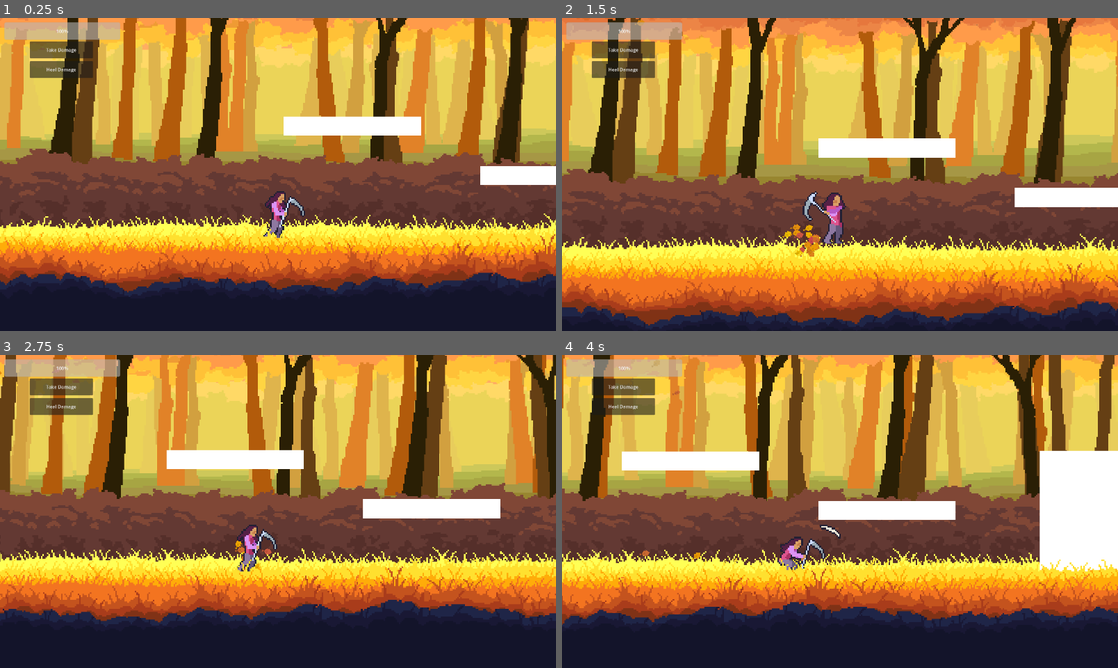
Above: before the commit, frames 1-4 (two rows, left to right).
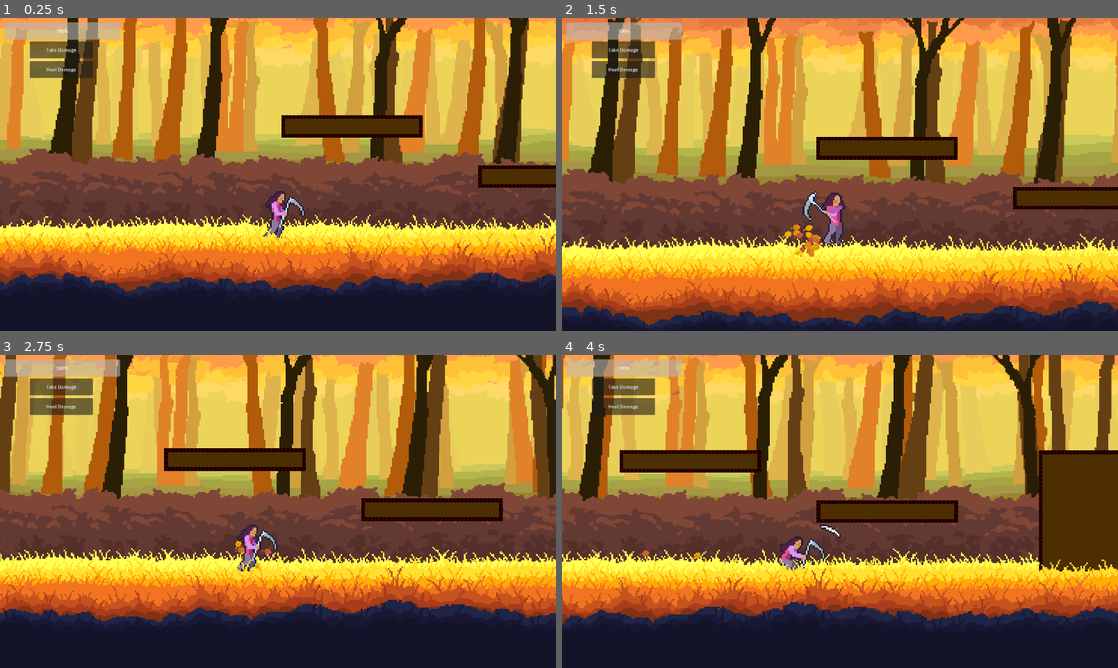
Above: after the commit, the same moments.

Repository: LordRevan36/software_development_platformer
Game: Godot game, scene res://main.tscn
The game is run twice, just before and just after one commit, with the same random seed, the same clock (stepped at 60 frames per second) and the same inputs.
Inputs:
- Up to frame 1 (0.25 s): no input
- Up to frame 2 (1.5 s): hold C (FlipRight) 0.53-1.28 s; tap X (Attack 1) at 0.6, 1.35 s; hold Z (FlipLeft) from 1.28 s (still down)
- Up to frame 3 (2.75 s): release Z (FlipLeft) at 2.03 s; hold C (FlipRight) from 2.03 s (still down); tap X (Attack 1) at 2.1 s
- Up to frame 4 (4 s): release C (FlipRight) at 2.78 s; hold W (Up) 2.78-3.53 s; tap X (Attack 1) at 2.85, 3.6 s; hold Z (FlipLeft) from 3.53 s (still down)

The runs differ from the first frame. In frame 1, 2.9% of the frame differs, in the area x 50-100%, y 30-55%; in frame 2, 3.2%; in frame 3, 3.7%; in frame 4, 9.1%, in the area x 10-100%, y 30-70%.

Commit message:
Platforms work!
Process to add a platform noted in comments under the platform script.
Platforms no longer linked together
Easy rectangle outline handler for rectangular platform creation

Diff:
--- /dev/null
+++ b/software-development-platformer/Platform/platform.gd
@@ -0,0 +1,90 @@
+@tool
+extends StaticBody2D
+
+#PROCESS TO CREATE A PLATFORM
+#Instantiate a platform (do not copy-paste or duplicate, this will create a link between rectangles)
+#Right-click and enable "editable children"
+#For rectangles, use the rectangle outline to create your shape
+#For polygons, they haven't been tested thoroughly so hold off on that
+
+@onready var polygon_2d = $Polygon2D
+@onready var collision_polygon_2d = $CollisionPolygon2D
+@onready var border_line_2d = $BorderLine2D
+@onready var rectangle_outline = $RectangleOutline
+
+enum EditMode {RECTANGLE, POLYGON}
+@export var edit_mode: EditMode = EditMode.RECTANGLE:
+	set(value):
+		edit_mode = value
+		_update_editor_visibility()
+@export var points : PackedVector2Array
+@export var startPosition : Vector2
+@export var sizeVector : Vector2 = Vector2(400,50)
+
+func _update_editor_visibility() -> void:
+	if not collision_polygon_2d or not rectangle_outline:
+		return
+	#shows only the collision box used for that type of shape based on edit_mode
+	match edit_mode:
+		EditMode.RECTANGLE:
+			collision_polygon_2d.visible = false;
+			rectangle_outline.visible = true;
+		EditMode.POLYGON:
+			collision_polygon_2d.visible = false;
+			rectangle_outline.visible = true;
+
+func _sync_shapes() -> void:
+	#stop if node deleted
+	if not rectangle_outline or not collision_polygon_2d or not polygon_2d or not border_line_2d:
+		return
+	if edit_mode == EditMode.RECTANGLE:
+		#grab data from rectangle_outline
+		var center = rectangle_outline.position
+		sizeVector = rectangle_outline.shape.size
+		var topLeftCorner = center - sizeVector/2
+		var topRightCorner = Vector2(center + Vector2(sizeVector.x/2, -sizeVector.y/2))
+		var bottomRightCorner = center + sizeVector/2
+		var bottomLeftCorner = Vector2(center + Vector2(-sizeVector.x/2, sizeVector.y/2))
+		#push points to polygon array
+		points = PackedVector2Array()
+		points.push_back(topLeftCorner)
+		points.push_back(topRightCorner)
+		points.push_back(bottomRightCorner)
+		points.push_back(bottomLeftCorner)
+		#match array to actual collision_polygon_2d, then push to other nodes
+		collision_polygon_2d.polygon = points
+		polygon_2d.polygon = points
+		border_line_2d.points = points
+	if edit_mode == EditMode.POLYGON:
+		polygon_2d.polygon = collision_polygon_2d.polygon
+		border_line_2d.points = collision_polygon_2d.polygon
+		#border_line_2d.points = points
+
+
+# Called when the node enters the scene tree for the first time.
+func _ready() -> void:
+	pass
+	#points = PackedVector2Array()
+	#if (edit_mode == EditMode.POLYGON):
+		#pass
+		##to be added
+	#if (edit_mode == EditMode.RECTANGLE):
+		#var center = rectangle_outline.position
+		#sizeVector = rectangle_outline.shape.size
+		#var topLeftCorner = center - sizeVector/2
+		#var topRightCorner = Vector2(center + Vector2(sizeVector.x/2, -sizeVector.y/2))
+		#var bottomRightCorner = center + sizeVector/2
+		#var bottomLeftCorner = Vector2(center + Vector2(-sizeVector.x/2, sizeVector.y/2))
+		#points.push_back(topLeftCorner)
+		#points.push_back(topRightCorner)
+		#points.push_back(bottomRightCorner)
+		#points.push_back(bottomLeftCorner)
+		#collision_polygon_2d.polygon = points
+	##match other platform children to the CollisionPolygon2D
+	#polygon_2d.polygon = collision_polygon_2d.polygon
+	#border_line_2d.points = points
+
+# Called every frame. 'delta' is the elapsed time since the previous frame.
+func _process(delta: float) -> void:
+	if Engine.is_editor_hint():
+		_sync_shapes()
--- a/software-development-platformer/Platform/platform.tscn
+++ b/software-development-platformer/Platform/platform.tscn
@@ -1,7 +1,11 @@
-[gd_scene load_steps=3 format=3 uid="uid://c6lcnacw8vw5s"]
+[gd_scene load_steps=4 format=3 uid="uid://c6lcnacw8vw5s"]
 
 [ext_resource type="Script" uid="uid://6hfsroor2sbh" path="res://Platform/platform.gd" id="1_0v4dy"]
 [ext_resource type="Texture2D" uid="uid://gd7bqfy28ehk" path="res://Assets/MissingTexture.png" id="2_g263t"]
+
+[sub_resource type="RectangleShape2D" id="RectangleShape2D_g263t"]
+resource_local_to_scene = true
+size = Vector2(366, 50)
 
 [node name="Platform" type="StaticBody2D"]
 script = ExtResource("1_0v4dy")
@@ -21,3 +25,7 @@
 default_color = Color(0.25865784, 0.14798227, 0, 1)
 texture = ExtResource("2_g263t")
 texture_mode = 1
+
+[node name="RectangleOutline" type="CollisionShape2D" parent="."]
+shape = SubResource("RectangleShape2D_g263t")
+disabled = true
--- a/software-development-platformer/main.tscn
+++ b/software-development-platformer/main.tscn
@@ -13,6 +13,7 @@
 [ext_resource type="Texture2D" uid="uid://d15b6nmtxas3j" path="res://Assets/Forest/BushyGrass.png" id="7_5vw27"]
 [ext_resource type="Texture2D" uid="uid://ul3588q4vy3l" path="res://Assets/Forest/LeafParticle2.png" id="7_ycdy4"]
 [ext_resource type="Script" uid="uid://m70ma2rafm6p" path="res://Player/movement_particles.gd" id="11_vivmo"]
+[ext_resource type="PackedScene" uid="uid://c6lcnacw8vw5s" path="res://Platform/platform.tscn" id="14_yaehf"]
 [ext_resource type="Script" uid="uid://bqovlgcavqgg2" path="res://health_bar.gd" id="15_vivmo"]
 [ext_resource type="Script" uid="uid://dhqon0kvpcrte" path="res://button.gd" id="16_2cqfq"]
 [ext_resource type="Script" uid="uid://qy3w7jrwih6c" path="res://heal_button.gd" id="17_yaehf"]
@@ -133,8 +134,17 @@
 turbulence_influence_min = 0.0
 turbulence_influence_max = 0.2
 
-[sub_resource type="RectangleShape2D" id="RectangleShape2D_ycdy4"]
+[sub_resource type="RectangleShape2D" id="RectangleShape2D_yaehf"]
+resource_local_to_scene = true
 size = Vector2(366, 50)
+
+[sub_resource type="RectangleShape2D" id="RectangleShape2D_074og"]
+resource_local_to_scene = true
+size = Vector2(366, 50)
+
+[sub_resource type="RectangleShape2D" id="RectangleShape2D_cegan"]
+resource_local_to_scene = true
+size = Vector2(366, 317)
 
 [sub_resource type="WorldBoundaryShape2D" id="WorldBoundaryShape2D_0xm2m"]
 distance = -285.0
@@ -886,45 +896,63 @@
 fixed_fps = 24
 process_material = SubResource("ParticleProcessMaterial_yaehf")
 
-[node name="TempPlatform" type="StaticBody2D" parent="."]
-position = Vector2(1, -283)
-
-[node name="CollisionShape2D" type="CollisionShape2D" parent="TempPlatform"]
-position = Vector2(173, -15)
-shape = SubResource("RectangleShape2D_ycdy4")
-
-[node name="ColorRect" type="ColorRect" parent="TempPlatform"]
-offset_left = -10.0
-offset_top = -40.0
-offset_right = 355.0
-offset_bottom = 11.0
-
-[node name="TempPlatform2" type="StaticBody2D" parent="."]
-position = Vector2(523, -152)
-
-[node name="CollisionShape2D" type="CollisionShape2D" parent="TempPlatform2"]
-position = Vector2(173, -15)
-shape = SubResource("RectangleShape2D_ycdy4")
-
-[node name="ColorRect" type="ColorRect" parent="TempPlatform2"]
-offset_left = -10.0
-offset_top = -40.0
-offset_right = 355.0
-offset_bottom = 11.0
-
-[node name="TempPlatform3" type="StaticBody2D" parent="."]
-position = Vector2(1111, -50.000015)
-scale = Vector2(1, 6.8799996)
-
-[node name="CollisionShape2D" type="CollisionShape2D" parent="TempPlatform3"]
-position = Vector2(173, -15)
-shape = SubResource("RectangleShape2D_ycdy4")
-
-[node name="ColorRect" type="ColorRect" parent="TempPlatform3"]
-offset_left = -10.0
-offset_top = -40.0
-offset_right = 355.0
-offset_bottom = 11.0
+[node name="Platforms" type="Node2D" parent="."]
+position = Vector2(-9, -323)
+
+[node name="Platform1" parent="Platforms" instance=ExtResource("14_yaehf")]
+points = PackedVector2Array(-1, 1, 365, 1, 365, 51, -1, 51)
+startPosition = Vector2(1, -283)
+sizeVector = Vector2(366, 50)
+
+[node name="CollisionPolygon2D" parent="Platforms/Platform1" index="0"]
+polygon = PackedVector2Array(-1, 1, 365, 1, 365, 51, -1, 51)
+
+[node name="Polygon2D" parent="Platforms/Platform1" index="1"]
+polygon = PackedVector2Array(-1, 1, 365, 1, 365, 51, -1, 51)
+
+[node name="BorderLine2D" parent="Platforms/Platform1" index="2"]
+points = PackedVector2Array(-1, 1, 365, 1, 365, 51, -1, 51)
+
+[node name="RectangleOutline" parent="Platforms/Platform1" index="3"]
+position = Vector2(182, 26)
+shape = SubResource("RectangleShape2D_yaehf")
+
+[node name="Platform2" parent="Platforms" instance=ExtResource("14_yaehf")]
+position = Vector2(522, 133)
+points = PackedVector2Array(0, 1, 366, 1, 366, 51, 0, 51)
+startPosition = Vector2(1, -283)
+sizeVector = Vector2(366, 50)
+
+[node name="CollisionPolygon2D" parent="Platforms/Platform2" index="0"]
+polygon = PackedVector2Array(0, 1, 366, 1, 366, 51, 0, 51)
+
+[node name="Polygon2D" parent="Platforms/Platform2" index="1"]
+polygon = PackedVector2Array(0, 1, 366, 1, 366, 51, 0, 51)
+
+[node name="BorderLine2D" parent="Platforms/Platform2" index="2"]
+points = PackedVector2Array(0, 1, 366, 1, 366, 51, 0, 51)
+
+[node name="RectangleOutline" parent="Platforms/Platform2" index="3"]
+position = Vector2(183, 26)
+shape = SubResource("RectangleShape2D_074og")
+
+[node name="Platform3" parent="Platforms" instance=ExtResource("14_yaehf")]
+position = Vector2(1296, 27)
+points = PackedVector2Array(-183, -25, 183, -25, 183, 292, -183, 292)
+sizeVector = Vector2(366, 317)
+
+[node name="CollisionPolygon2D" parent="Platforms/Platform3" index="0"]
+polygon = PackedVector2Array(-183, -25, 183, -25, 183, 292, -183, 292)
+
+[node name="Polygon2D" parent="Platforms/Platform3" index="1"]
+polygon = PackedVector2Array(-183, -25, 183, -25, 183, 292, -183, 292)
+
+[node name="BorderLine2D" parent="Platforms/Platform3" index="2"]
+points = PackedVector2Array(-183, -25, 183, -25, 183, 292, -183, 292)
+
+[node name="RectangleOutline" parent="Platforms/Platform3" index="3"]
+position = Vector2(0, 133.5)
+shape = SubResource("RectangleShape2D_cegan")
 
 [node name="Parallax100" type="Node2D" parent="."]
 position = Vector2(1, -295)
@@ -1145,3 +1173,7 @@
 
 [connection signal="jumped" from="Player" to="Player/MovementParticles" method="_on_player_jumped"]
 [connection signal="landed" from="Player" to="Player/MovementParticles" method="_on_player_landed"]
+
+[editable path="Platforms/Platform1"]
+[editable path="Platforms/Platform2"]
+[editable path="Platforms/Platform3"]
Not shown, added: software-development-platformer/Platform/platform.gd.uid
Not shown: 1 places in software-development-platformer/main.tscn that only renumber resources
